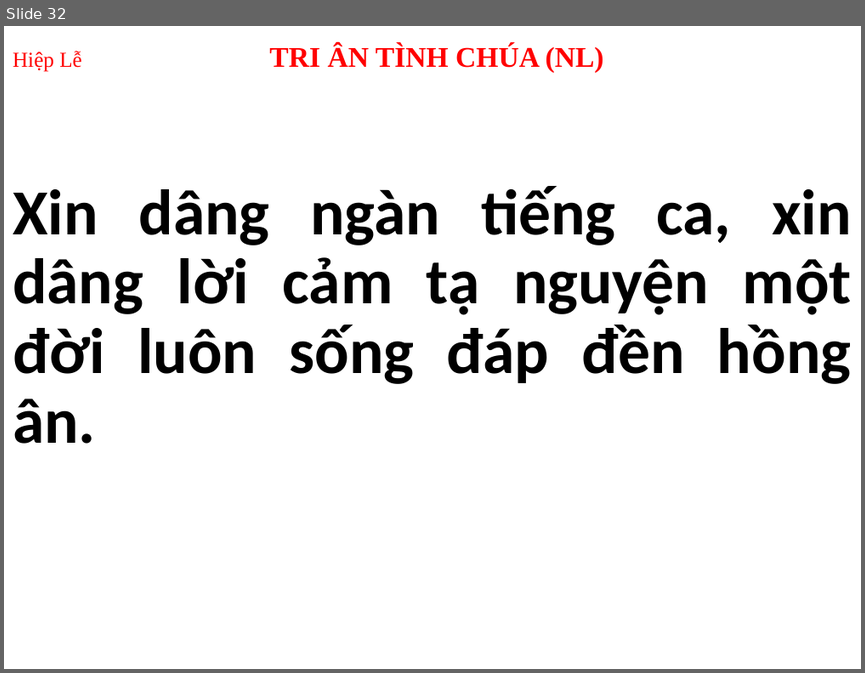
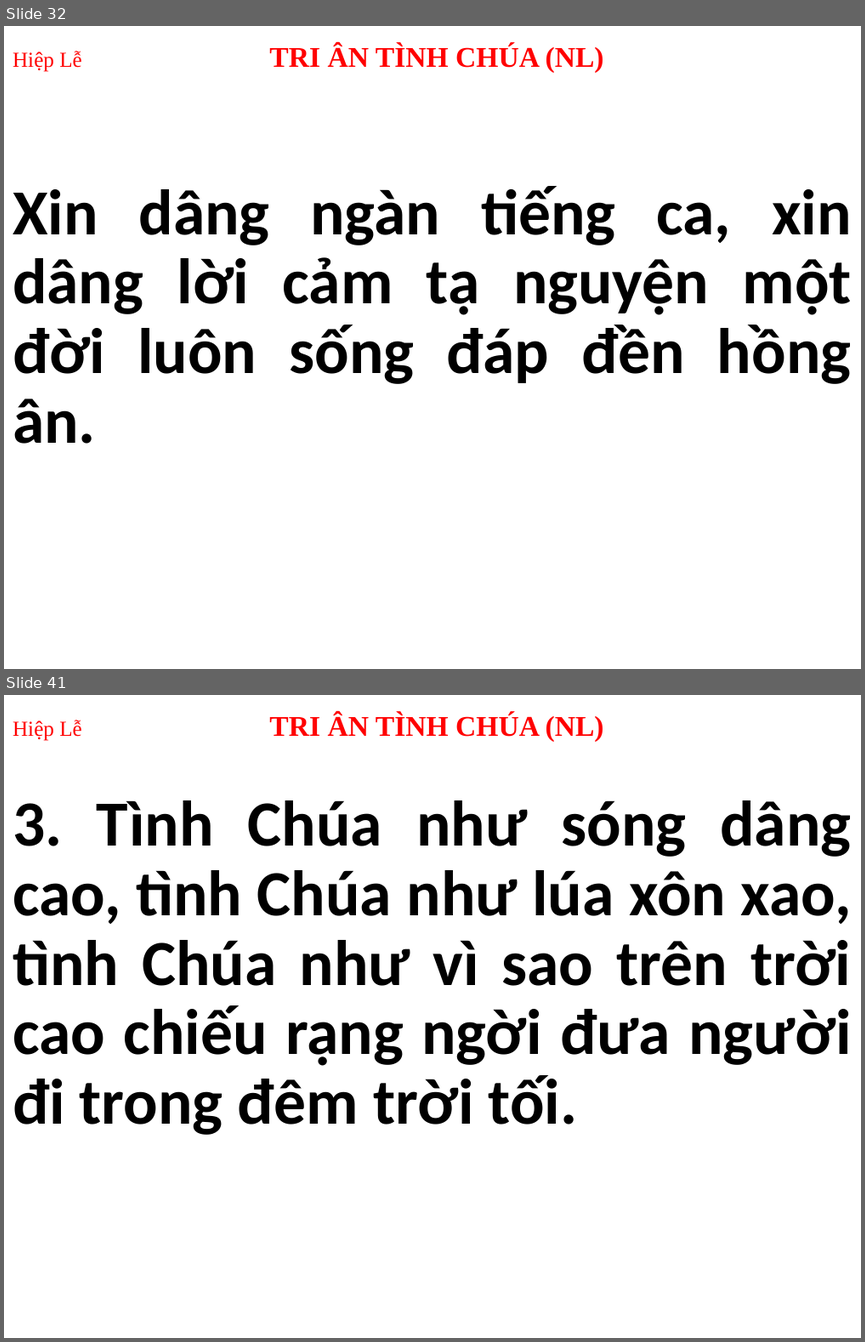
Before and after one commit to peteranh99/usb-songs, a slide deck: Thứ 3.pptx. Shown one above the other, each under a label of ours: slide 32 before the commit, slides 32 and 41 after it; the slides between them are not shown. The pictures are 865x673 and 865x1342 pixels, drawn with LibreOffice and Linux fonts; fonts in the diff are those of the drawing. Boxes give left, top, right and bottom in pixels: in the first picture for what was removed or moved away, otherwise in the second. Text is boxed around its words. In the diff, an @@ line names an element or a change of style, - is before the commit and + after.

```diff
--- a/Thứ 3.pptx
+++ b/Thứ 3.pptx
@@ slide 41 added at <box>4,695,861,1338</box>, background #FFFFFF @@
@@ title added at <box>12,713,604,741</box>, 24 pt, text #FF0000, bold @@
+Hiệp Lễ TRI ÂN TÌNH CHÚA (NL)
@@ subtitle added at <box>12,800,851,1134</box>, 54 pt, text #1F1F1F, bold @@
+3. Tình Chúa như sóng dâng cao, tình Chúa như lúa xôn xao, tình Chúa như vì sao trên trời cao chiếu rạng ngời đưa người đi trong đêm trời tối.
```
Also in this commit, not shown: 33 other slides changed, 11 other slides added, 2 other files.
